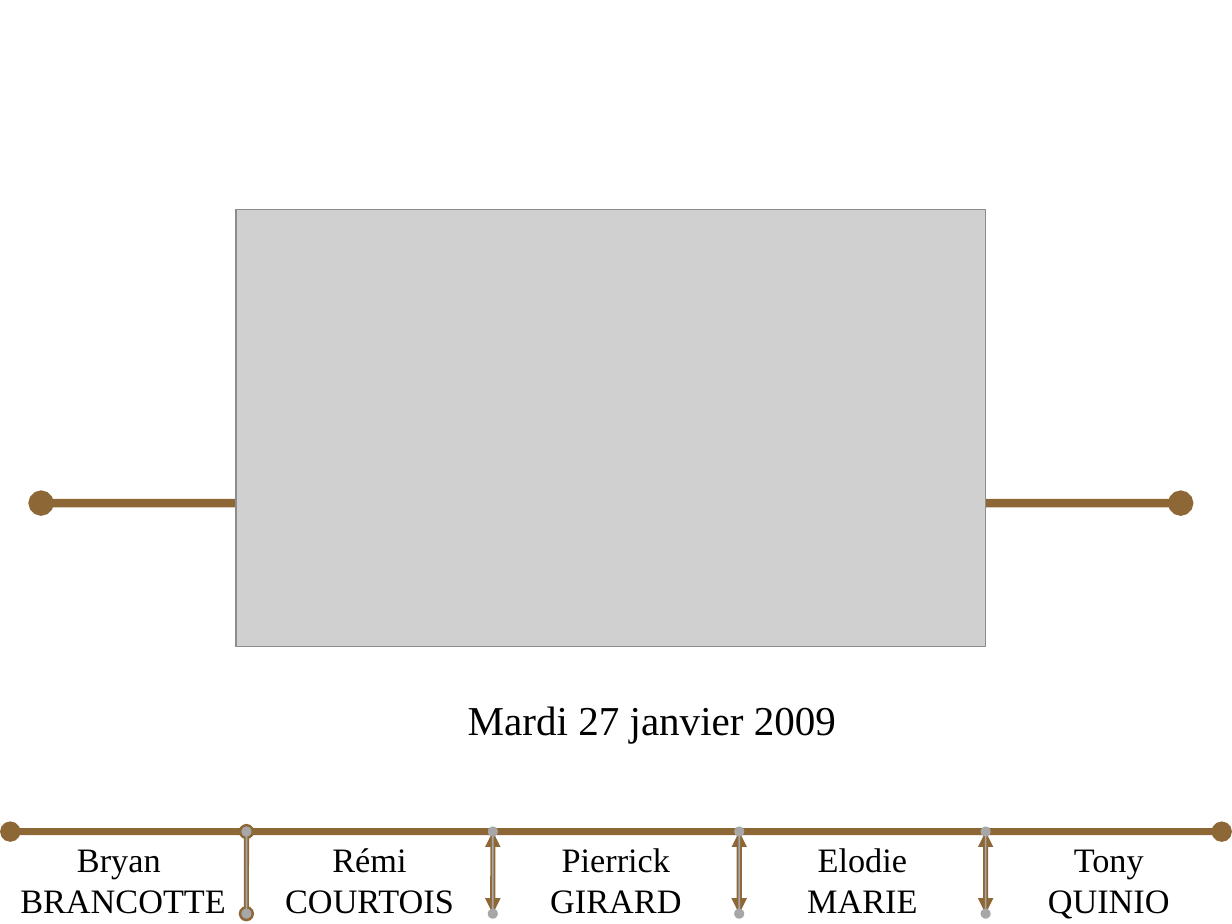
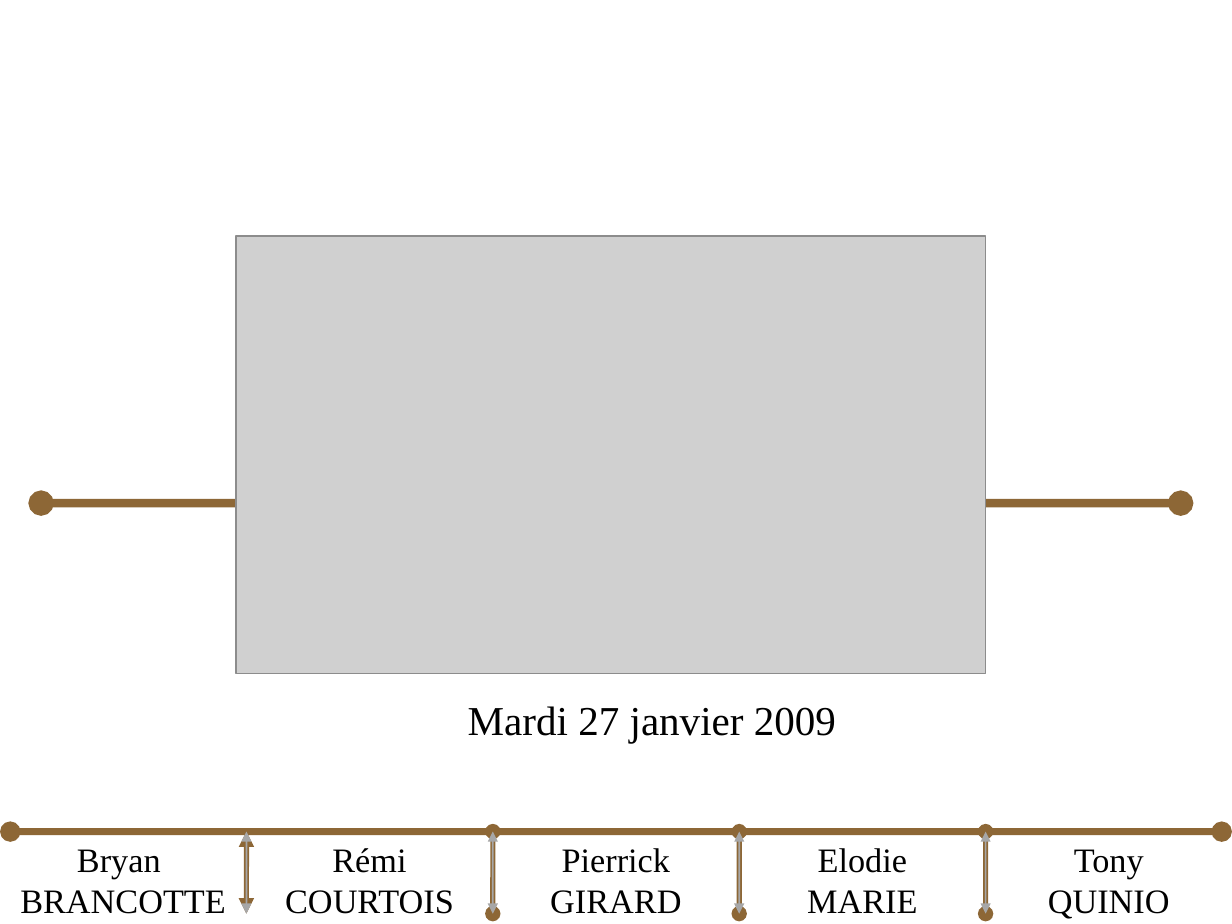
Before and after one commit to bryan-brancotte/projetgl-2008, a slide deck: slide 1 of doc/Soutenance/iGo_Presentation.ppt. Drawn at 1232x924 pixels with LibreOffice and Linux fonts; fonts in the diff are those of the drawing; grey boxes stand for pictures. Boxes give left, top, right and bottom in pixels: in the first picture for what was removed or moved away, otherwise in the second. Text is boxed around its words. In the diff, an @@ line names an element or a change of style, - is before the commit and + after.

```diff
--- a/doc/Soutenance/iGo_Presentation.ppt
+++ b/doc/Soutenance/iGo_Presentation.ppt
@@ picture: place and size @@
-picture at (237,209,986,647)
+picture at (237,237,986,674)
@@ double arrow (246, 914) - (246, 832): arrowheads changed @@
@@ double arrow (246, 914) - (246, 832): arrowheads changed @@
@@ double arrow (493, 914) - (493, 832): arrowheads changed @@
@@ double arrow (493, 914) - (493, 832): arrowheads changed @@
@@ double arrow (739, 914) - (739, 832): arrowheads changed @@
@@ double arrow (739, 914) - (739, 832): arrowheads changed @@
@@ double arrow (986, 914) - (986, 832): arrowheads changed @@
@@ double arrow (986, 914) - (986, 832): arrowheads changed @@
```
Also in this commit, not shown: 28 other slides changed, 2 slides added, 1 slide removed, 3 other files.
